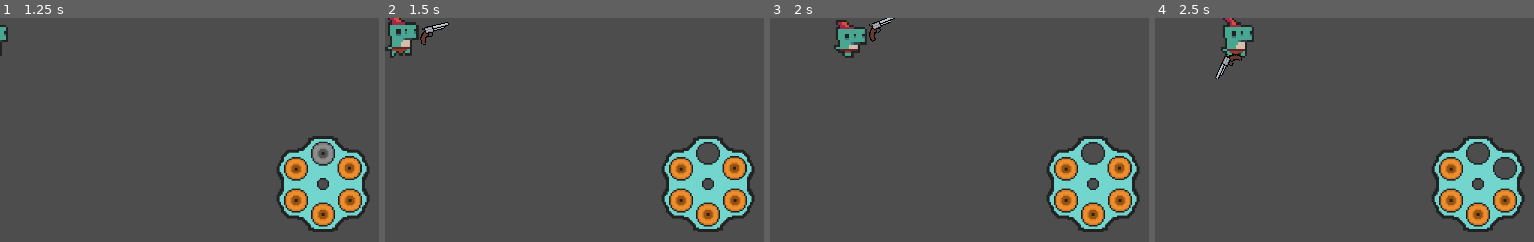
Above: before the commit, frames 1-4 (left to right).
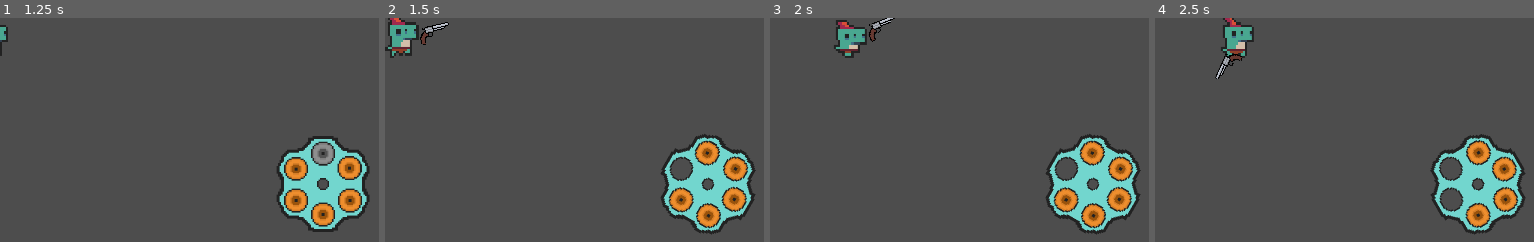
Above: after the commit, the same moments.

Repository: Meemog/GMTK2025
Game: Godot game, scene res://main.tscn
The game is run twice, just before and just after one commit, with the same random seed, the same clock (stepped at 60 frames per second) and the same inputs.
Inputs (mouse positions are % of the whole screen's width and height, from its top left):
- Up to frame 1 (1.25 s): click "Play" at 0.5 s
- Up to frame 2 (1.5 s): tap Enter at 1.25 s; move the mouse to (72, 45) at 1.27 s; hold D (right) from 1.28 s (still down); click (72, 45) at 1.35 s
- Up to frame 3 (2 s): keep holding D (right)
- Up to frame 4 (2.5 s): release D (right) at 2 s; drag from (27, 55) to (60, 54) at 2.02 s
The pictures show only the part of the screen within x 50-100%, y 49-99%; the shares and areas given below are measured in that part.

Frame 1 is identical in both runs. In frame 2, 2.9% of the frame differs, in the area x 72-98%, y 51-97%; in frame 3, 2.9%; in frame 4, 3.5%.

Commit message:
Added ammo counter functionality

Diff:
--- a/main/Scripts/ammo_count.gd
+++ b/main/Scripts/ammo_count.gd
@@ -16,6 +16,8 @@
 
 func _on_fired():
     barrels[player.bullet_pointer].texture = null
+    $Barrel.rotation -= PI/3
 
 func _on_reload():
     fill_bullets()
+    $Barrel.rotation = 0
--- a/main/Scripts/player.gd
+++ b/main/Scripts/player.gd
@@ -3,6 +3,7 @@
 
 @export var speed = 400
 @export var dash_cooldown = 4
+@export var reload_time = 2
 @export var firing_cooldown = 0.3
 @export var dash_distance = 400
 @export var bullet_scene: PackedScene
@@ -16,8 +17,10 @@
 var gun_rotation
 var can_dash = true
 var can_fire = true
+var is_reloading = false
 var time_since_shot = firing_cooldown
 var time_since_dash = dash_cooldown
+var time_since_reload = reload_time
 
 # Player stats
 var health : float = 3.0
@@ -60,7 +63,7 @@
     $GunSprite.rotation = gun_rotation
     $GunSprite.scale.y = abs($GunSprite.scale.y) * -1 if (gun_rotation > PI/2 or gun_rotation < -PI/2) else abs($GunSprite.scale.y)
 
-    if Input.is_action_just_pressed("shoot") and time_since_shot > firing_cooldown:
+    if Input.is_action_just_pressed("shoot") and time_since_shot > firing_cooldown and not is_reloading:
 
         # get bullet information
         var current_bullet = bullets[bullet_pointer]
@@ -85,9 +88,7 @@
         # increment bullet pointer
         bullet_pointer += 1
         if bullet_pointer >= 6:
-            bullet_pointer = 0
-
-
+            start_reload()
 
     # Dash
     if Input.is_action_just_pressed("dash") and can_dash:
@@ -113,6 +114,17 @@
             $Cock.play()
             can_fire = true
 
+    if is_reloading:
+        time_since_reload += delta
+        if time_since_reload >= reload_time:
+            is_reloading = false
+            reload.emit()
+
+func start_reload():
+    bullet_pointer = 0
+    time_since_reload = 0
+    is_reloading = true
+
 func take_damage(damage : float) -> void:
     health -= damage
     if health <= 0:
--- a/main/main.gd
+++ b/main/main.gd
@@ -10,10 +10,11 @@
 @export var ammo_counter_scene: PackedScene
 @onready var update_chamber_overlay: UpdateChamberOverlay = $UiManager/UpdateChamberOverlay
 @export var enemy_speed = 8
+
 var current_round : int = 1
-
 var state = State.MENU
 var prev_state = State.NULL
+var player: Player
 
 func _ready() -> void:
     update_chamber_overlay.close_overlay()
@@ -27,7 +28,7 @@
     $UiManager/MainMenu.hide()
 
     # Do logic for setting up game
-    var player = player_scene.instantiate()
+    player = player_scene.instantiate()
     add_child(player)
 
     update_chamber_overlay.player = player
@@ -65,3 +66,4 @@
 func _on_chamber_update_completed() -> void:
     current_round += 1
     Events.new_round_started.emit(current_round)
+    player.start_reload()
--- a/main/project.godot
+++ b/main/project.godot
@@ -23,7 +23,7 @@
 
 window/size/viewport_width=1920
 window/size/viewport_height=1080
-window/size/mode=2
+window/size/mode=3
 
 [global_group]
 
